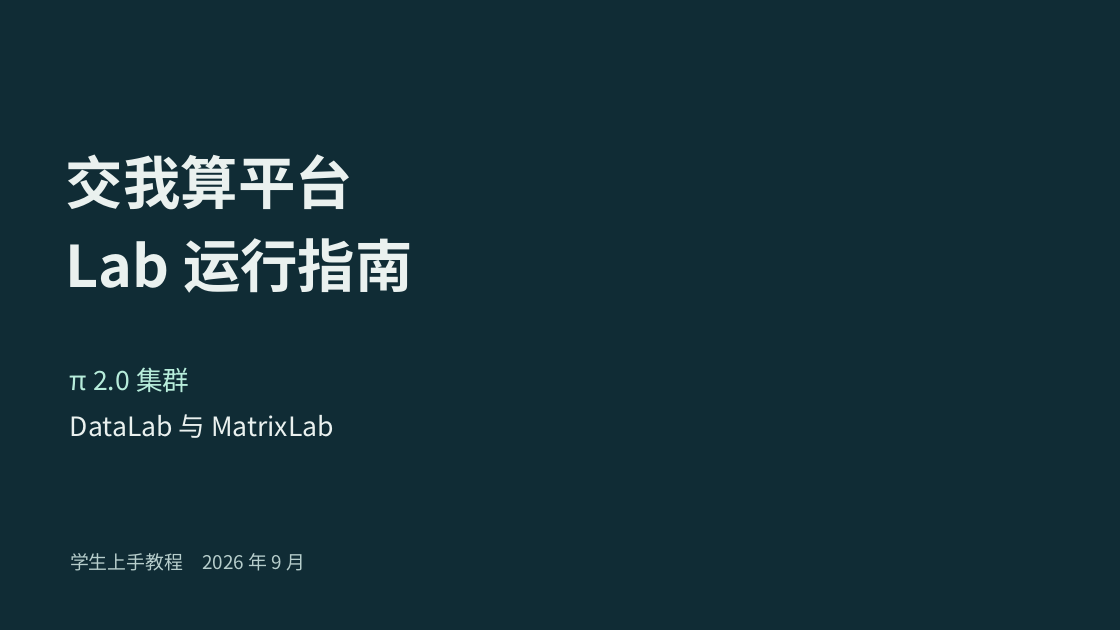
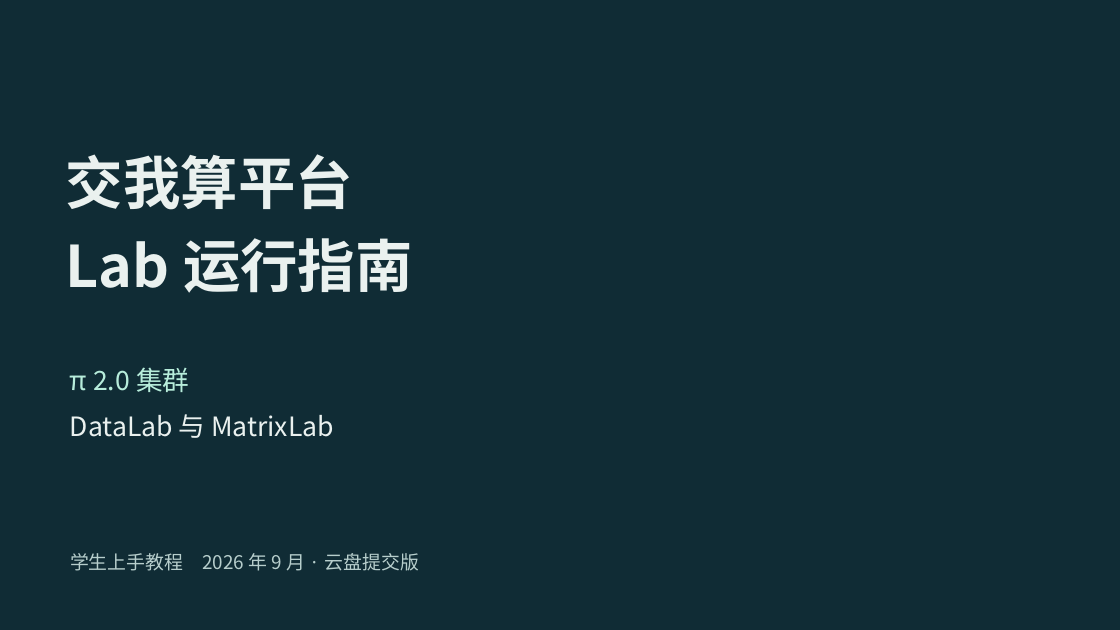
Before and after one commit to 2026-fall-calabs/calabs-2026-fall-starter, a slide deck: slide 1 of docs/交我算平台Lab运行指南-学生版.pptx. Drawn at 1120x630 pixels with LibreOffice and Linux fonts; fonts in the diff are those of the drawing. Boxes give left, top, right and bottom in pixels: in the first picture for what was removed or moved away, otherwise in the second. Text is boxed around its words. In the diff, an @@ line names an element or a change of style, - is before the commit and + after.

```diff
--- a/docs/交我算平台Lab运行指南-学生版.pptx
+++ b/docs/交我算平台Lab运行指南-学生版.pptx
@@ text at (70,553,420,571): text changed @@
-学生上手教程 2026 年 9 月
+学生上手教程 2026 年 9 月 · 云盘提交版
```
Also in this commit, not shown: 14 other slides changed, 7 slides added, 1 slide removed, 6 other files.
